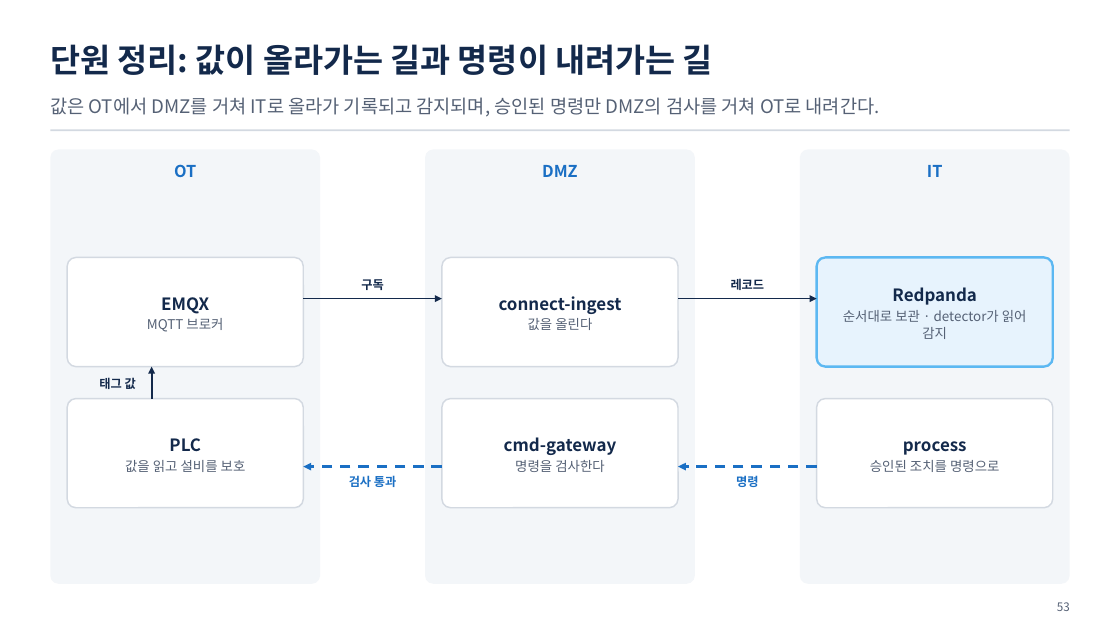
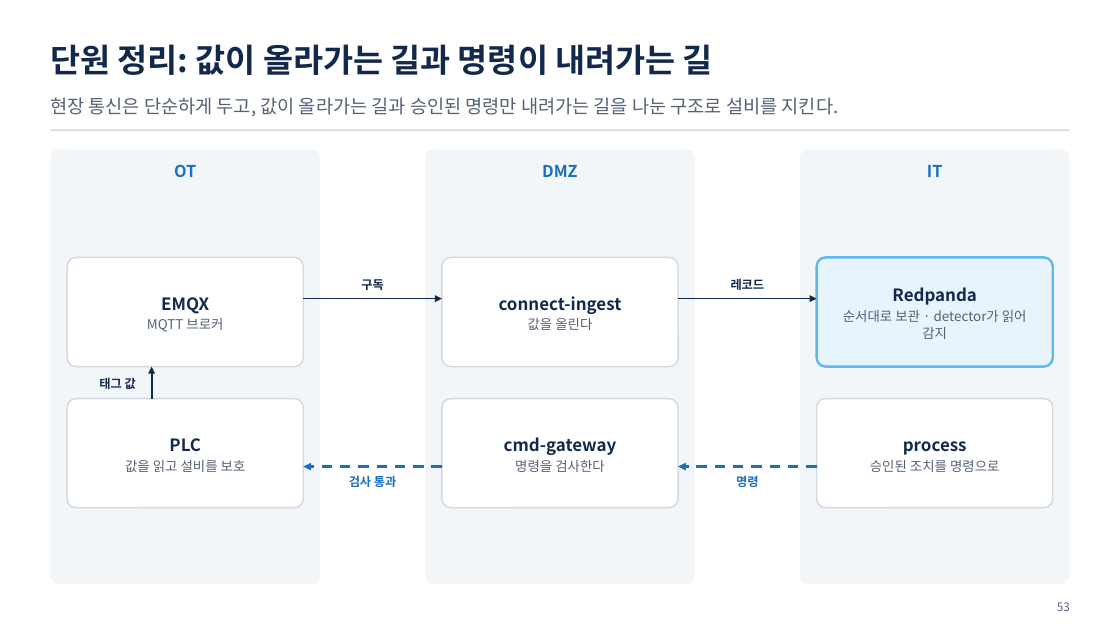
Before and after one commit to uengine-oss/hyd-iot-edu, a slide deck: slide 53 of course/slides/integrated/통합반_01일차.pptx. Drawn at 1120x630 pixels with LibreOffice and Linux fonts; fonts in the diff are those of the drawing. Boxes give left, top, right and bottom in pixels: in the first picture for what was removed or moved away, otherwise in the second. Text is boxed around its words. In the diff, an @@ line names an element or a change of style, - is before the commit and + after.

```diff
--- a/course/slides/integrated/통합반_01일차.pptx
+++ b/course/slides/integrated/통합반_01일차.pptx
@@ text at box(50, 97, 839, 117): text changed @@
-값은 OT에서 DMZ를 거쳐 IT로 올라가 기록되고 감지되며, 승인된 명령만 DMZ의 검사를 거쳐 OT로 내려간다.
+현장 통신은 단순하게 두고, 값이 올라가는 길과 승인된 명령만 내려가는 길을 나눈 구조로 설비를 지킨다.
```
Also in this commit, not shown: 16 other slides changed, 7 other files.
